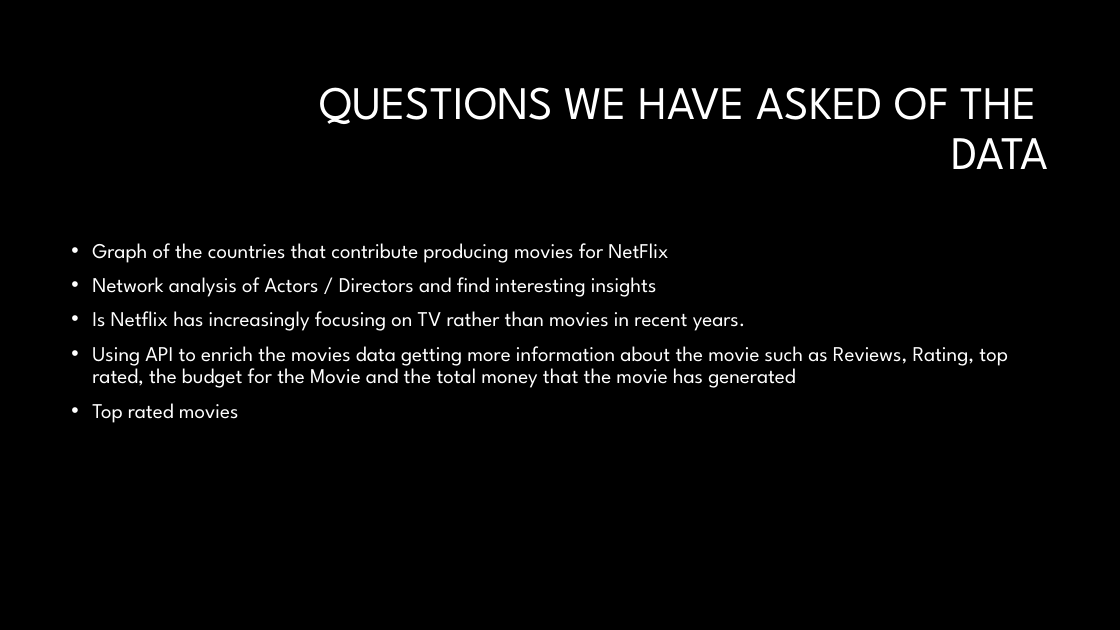
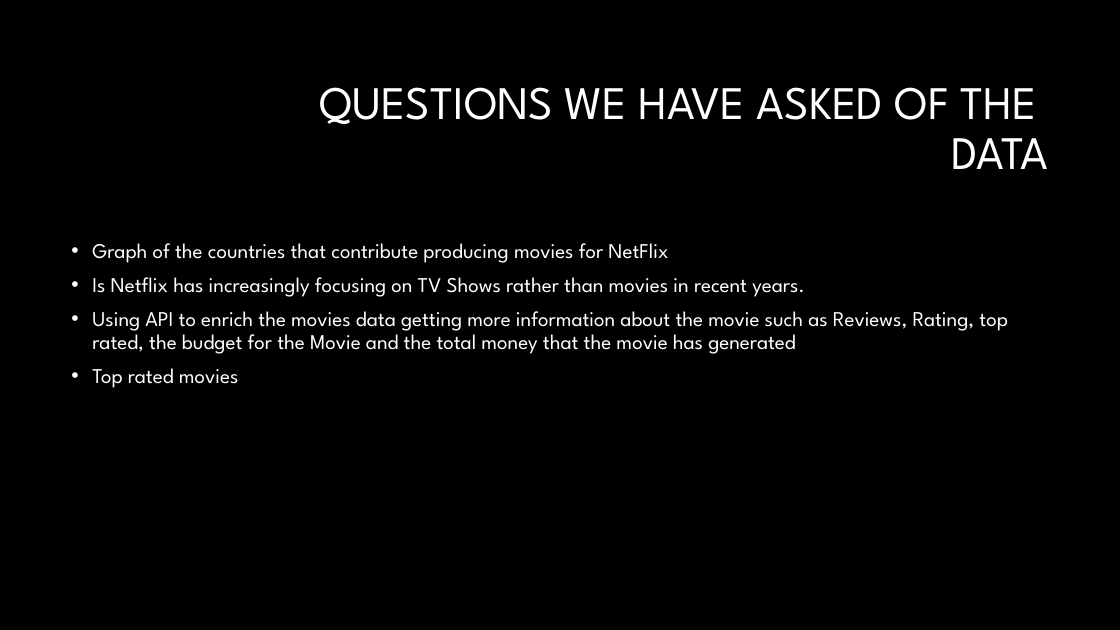
Before and after one commit to ahmadfarouk/Project-Netflix, a slide deck: slide 3 of netflix/The era of Netflix.pptx. Drawn at 1120x630 pixels with LibreOffice and Linux fonts; fonts in the diff are those of the drawing; background and template pictures are left out. Boxes give left, top, right and bottom in pixels: in the first picture for what was removed or moved away, otherwise in the second. Text is boxed around its words. In the diff, an @@ line names an element or a change of style, - is before the commit and + after.

```diff
--- a/netflix/The era of Netflix.pptx
+++ b/netflix/The era of Netflix.pptx
@@ text at <box>92,277,805,297</box>: text changed @@
-• Network analysis of Actors / Directors and find interesting insights
-• Is Netflix has increasingly focusing on TV rather than movies in recent years.
+• Is Netflix has increasingly focusing on TV Shows rather than movies in recent years.
```
Also in this commit, not shown: 3 other slides changed, 2 other files.
